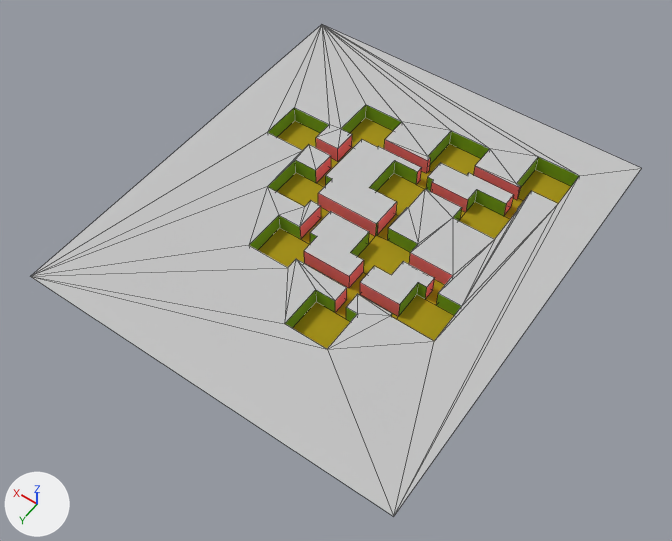
One commit to the OBJ model Assets/Models/World/World.obj: the scene before it, then after it.
Before and after are seen from a 50 mm camera at (-14.5, 77.7, 75.5) aimed at (20.7, 28.5, -1.9). The lights are fixed; the arrows at lower left show +X, +Y and +Z. Mesh edges are drawn as thin lines. Where no turn or scale is listed for an object, it has been applied to the vertices.

Script lines for the objects in view, before the commit:
```python
me_world = bpy.data.meshes.new('World')
me_world.from_pydata(...)  # 208 vertices, 191 faces; spans x 0.0..43.2, y 0.0..49.2, z 0.0..2.0
# faces by material slot: [36, 70, 66, 19]
me_world.materials.append(mat_color_a04)  # red #ff7a7a
me_world.materials.append(mat_color_m04)  # light grey #c5c5c5
me_world.materials.append(mat_color_f08)  # green #7caa00
me_world.materials.append(mat_color_d08)  # yellow #aa9400
ob_world = bpy.data.objects.new('World', me_world)
ob_world.location = (0.0, 0.0, 0.0)
```
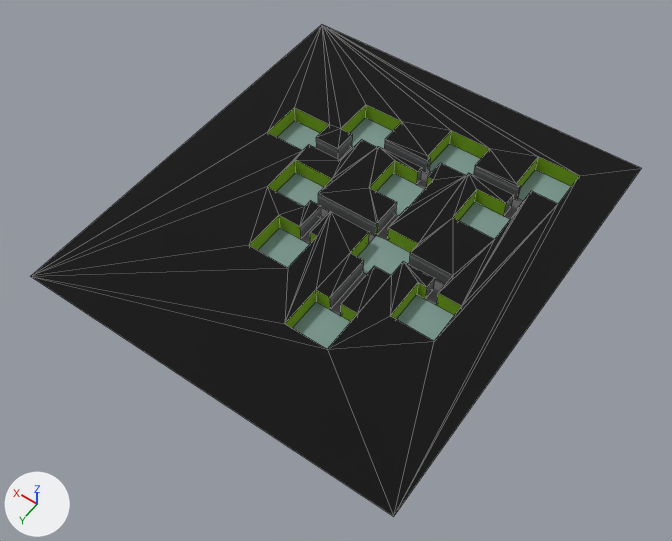
What the commit changed:
Picture 'Floor_Hallway.png' (img_floor_hallway_png) is new.
Picture 'Wall_Hallway.png' (img_wall_hallway_png) is new.
Material 'Nothing' (mat_nothing) is new.
Its base color is (0.0, 0.0, 0.0) (black #000000).
Its roughness is 1.0.
Material 'Floor_Hallway' (mat_floor_hallway) is new.
Its texture is img_floor_hallway_png.
Its roughness is 1.0.
Material 'Wall_Hallway' (mat_wall_hallway) is new.
Its texture is img_wall_hallway_png.
Its roughness is 1.0.
Material 'Floor_Room' (mat_floor_room) is new.
Its base color is (0.216, 0.329, 0.302) (cyan #809b95).
Its roughness is 1.0.
me_world is used by ob_world; location (0.0, 0.0, 0.0).
me_world had 208 vertices, 191 faces and spanned x 0.0..43.2, y 0.0..49.2, z 0.0..2.0.
me_world now has 180 vertices, 198 faces and spans x 0.0..43.2, y 0.0..49.2, z 0.0..2.0.
Part 1, on me_world:
34 vertices are removed from x 11.5..28.8, y 15.0..34.1, z 0.0..2.0.
57 faces are deleted.
6 vertices are added at (17.4, 34.1, 2.0), (17.4, 34.1, 0.0), (16.1, 34.1, 0.0), (16.1, 34.1, 2.0), (27.5, 18.2, 2.0), (27.5, 18.2, 0.0).
7 new faces join them, mat_floor_room (cyan #809b95).
40 new faces join them, mat_nothing (black #000000).
5 new faces join them, mat_wall_hallway (picture img_wall_hallway_png).
9 new faces join them, mat_color_f08 (green #7caa00).
3 new faces join them, mat_floor_hallway (picture img_floor_hallway_png).
me_world part 2: 22 faces spanning x 8.2..31.8, y 10.0..28.5, z 0.0..2.0 switch from mat_color_a04 (red #ff7a7a) to mat_wall_hallway (picture img_wall_hallway_png).
me_world part 3: 52 faces spanning x 0.0..43.2, y 0.0..49.2, z 2.0 switch from mat_color_m04 (light grey #c5c5c5) to mat_nothing (black #000000).
me_world part 4: 5 faces spanning x 5.0..36.8, y 5.0..28.3, z 0.0 switch from mat_color_d08 (yellow #aa9400) to mat_floor_room (cyan #809b95).
me_world part 5: 4 faces spanning x 8.2..26.6, y 10.0..28.5, z 0.0 switch from mat_color_d08 (yellow #aa9400) to mat_floor_hallway (picture img_floor_hallway_png).

Boxes (x1, y1, x2, y2) around the edits, measured in the pictures (672 x 541 px; the box of a moved part takes in the faces that stretch with it):
part 1 of me_world, moved or reshaped: (258, 139, 513, 349) in both
part 2 of me_world, recoloured (red to black): (300, 135, 521, 298) in both
part 3 of me_world, recoloured (grey to black): (30, 25, 641, 516) in both
part 4 of me_world, recoloured (yellow to green): (277, 118, 571, 275) in both
part 5 of me_world, recoloured (yellow to grey): (301, 171, 523, 305) in both
